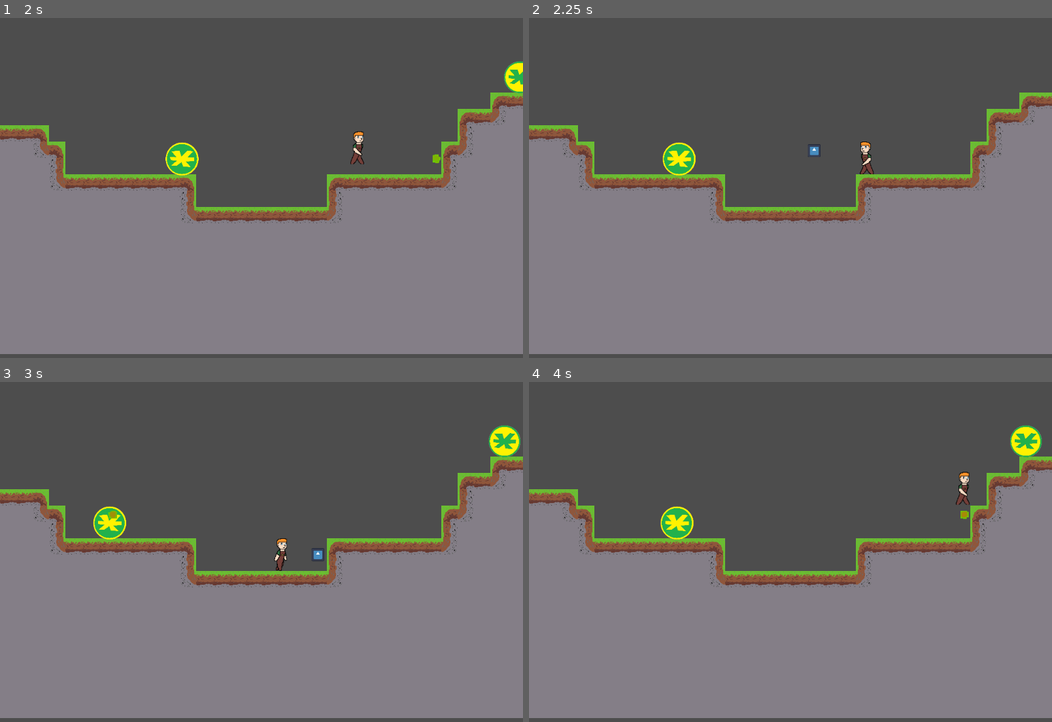
Above: before the commit, frames 1-4 (two rows, left to right).
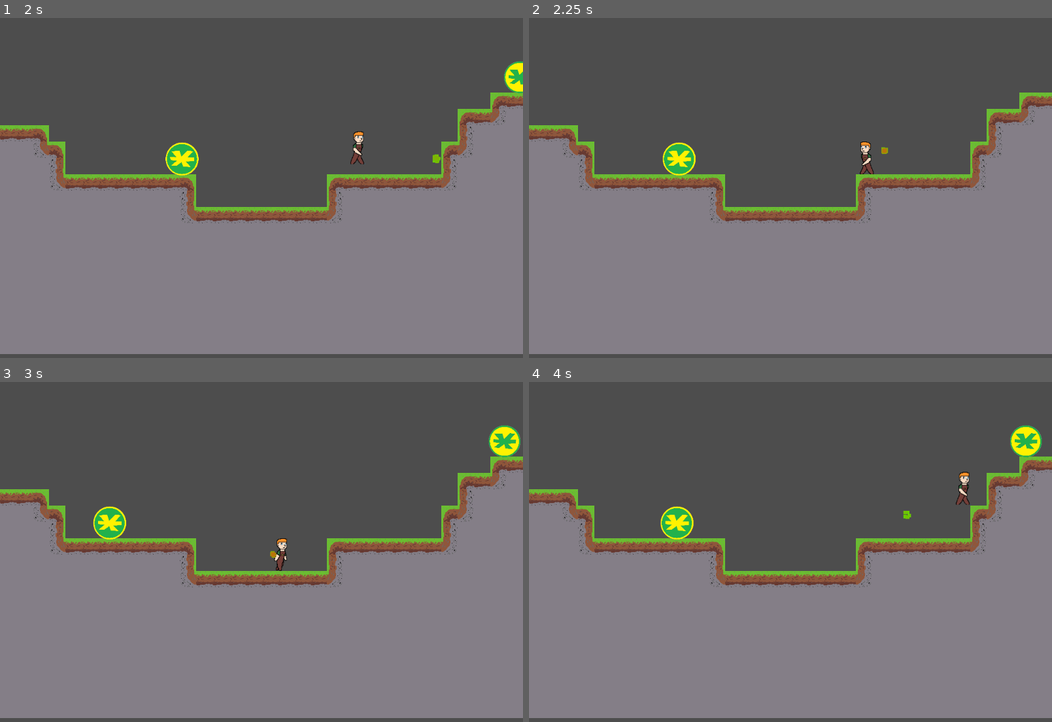
Above: after the commit, the same moments.

Repository: zac112/HeroFarmer
Game: Godot game, scene res://Assets/Platform/level_test.tscn
Same seed, same stepped clock (60 frames per second), same inputs: the game is played once before the commit and once after it. This scene is started directly instead of the project's main scene. The engine's default icon, where the game draws it, is replaced by a stand-in: a white triangle on a blue panel in a dark square.
Inputs:
- Up to frame 1 (2 s): tap Enter at 0.5 s; hold Space (Farm_action) 0.53-1.28 s; hold D (Farm_right) from 0.53 s (still down); tap W (Farm_up) at 0.77, 1.52 s; tap Space (Farm_action) at 1.35 s
- Up to frame 2 (2.25 s): release D (Farm_right) at 2.03 s; hold A (Farm_left) from 2.03 s (still down); hold Space (Farm_action) from 2.03 s (still down)
- Up to frame 3 (3 s): release A (Farm_left) at 2.78 s; release Space (Farm_action) at 2.78 s; hold D (Farm_right) from 2.78 s (still down); tap Space (Farm_action) at 2.85 s
- Up to frame 4 (4 s): keep holding D (Farm_right); tap W (Farm_up) at 3.02, 3.77 s; hold Space (Farm_action) from 3.53 s (still down)

Frame 1 is identical in both runs. In frame 2, less than 0.1% of the frame differs, in the area x 53-69%, y 37-41%; in frame 3, 0.1%, in the area x 20-62%, y 37-53%; in frame 4, less than 0.1%.

Commit message:
Sound proximity

Diff:
--- a/Assets/Enemies/Enemy_melee.gd
+++ b/Assets/Enemies/Enemy_melee.gd
@@ -51,13 +51,16 @@
 
 
 func _on_player_detection_body_entered(body):
-	if !$EnemyProximitySound.playing:
-		$EnemyProximitySound.play()
+	if $SoundCooldown.is_stopped():
+		$SoundCooldown.start()
 
 	if body.name == "player_platform":
 		player = body
 		following = true
 
+func _on_sound_cooldown_timeout():
+	$EnemyProximitySound.play()
+	$SoundCooldown.start()
 
 func _on_player_detection_body_exited(body):
 	if body.name == "player_platform":
--- a/Assets/Enemies/Enemy_melee.tscn
+++ b/Assets/Enemies/Enemy_melee.tscn
@@ -2,8 +2,8 @@
 
 [ext_resource type="Script" path="res://Assets/Enemies/Enemy_melee.gd" id="1_r8o2w"]
 [ext_resource type="Texture2D" uid="uid://dx2xtnk0he5jk" path="res://Assets/Enemies/Asteriski_merkki_1.png" id="2_1xme5"]
-[ext_resource type="PackedScene" uid="uid://dj5esbs4onldu" path="res://Assets/Farm/Plot/Plant/Seeds/Seed_drop.tscn" id="2_82gou"]
-[ext_resource type="AudioStream" uid="uid://dphdtamegdb3l" path="res://Assets/Audio/01._initiating_combat_sequence.wav" id="4_lg156"]
+[ext_resource type="PackedScene" path="res://Assets/Farm/Plot/Plant/Seeds/Seed_drop.tscn" id="2_82gou"]
+[ext_resource type="AudioStream" uid="uid://d3tqfwllemat7" path="res://Assets/Audio/monster-10.wav" id="4_ad7gd"]
 
 [sub_resource type="CircleShape2D" id="CircleShape2D_m3e88"]
 radius = 60.0
@@ -59,11 +59,14 @@
 shape = SubResource("CircleShape2D_nucr3")
 
 [node name="EnemyProximitySound" type="AudioStreamPlayer2D" parent="."]
-stream = ExtResource("4_lg156")
+stream = ExtResource("4_ad7gd")
 volume_db = 10.351
 max_distance = 444.0
 
 [node name="FollowCooldown" type="Timer" parent="."]
+wait_time = 2.0
+
+[node name="SoundCooldown" type="Timer" parent="."]
 wait_time = 2.0
 
 [connection signal="body_entered" from="PlayerDetection" to="." method="_on_player_detection_body_entered"]
@@ -71,3 +74,4 @@
 [connection signal="body_entered" from="PlayerCollision" to="." method="_on_player_collision_body_entered"]
 [connection signal="body_exited" from="PlayerCollision" to="." method="_on_player_collision_body_exited"]
 [connection signal="timeout" from="FollowCooldown" to="." method="_on_follow_cooldown_timeout"]
+[connection signal="timeout" from="SoundCooldown" to="." method="_on_sound_cooldown_timeout"]
--- a/Assets/Player/Platform/particle.tscn
+++ b/Assets/Player/Platform/particle.tscn
@@ -8,8 +8,8 @@
 size = Vector2(26, 26)
 
 [node name="Particle" type="Area2D"]
-collision_layer = 16
-collision_mask = 60
+collision_layer = 2
+collision_mask = 2
 script = ExtResource("1_de88d")
 bullet_particle = ExtResource("3_5sqiq")
 
--- a/Assets/Player/Platform/player_platform.tscn
+++ b/Assets/Player/Platform/player_platform.tscn
@@ -2,8 +2,7 @@
 
 [ext_resource type="Script" path="res://Assets/Player/Platform/player_platform.gd" id="1_uttb6"]
 [ext_resource type="Texture2D" uid="uid://b7hex7r7x46h6" path="res://Assets/Player/Platform/peli.png" id="2_86gsd"]
-
-[ext_resource type="PackedScene" uid="uid://bfkdqfodthehd" path="res://Assets/Player/Platform/player_death_particles.tscn" id="2_smvec"]
+[ext_resource type="PackedScene" path="res://Assets/Player/Platform/player_death_particles.tscn" id="2_smvec"]
 [ext_resource type="PackedScene" uid="uid://dxmwdnavcymr7" path="res://Assets/Player/Platform/death_popup.tscn" id="3_15alw"]
 
 [sub_resource type="AtlasTexture" id="AtlasTexture_rtt0y"]
Not shown, added: Assets/Audio/monster-10.wav.import
Not shown: 2 places in Assets/Platform/Level1/level_1.1.tscn that only renumber resources
Not shown, added: Assets/Audio/monster-10.wav
